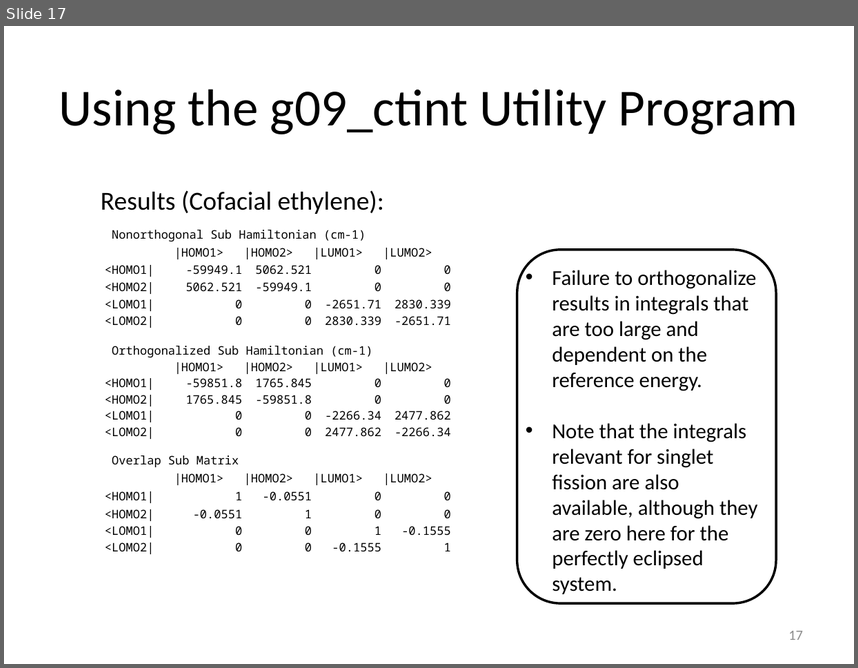
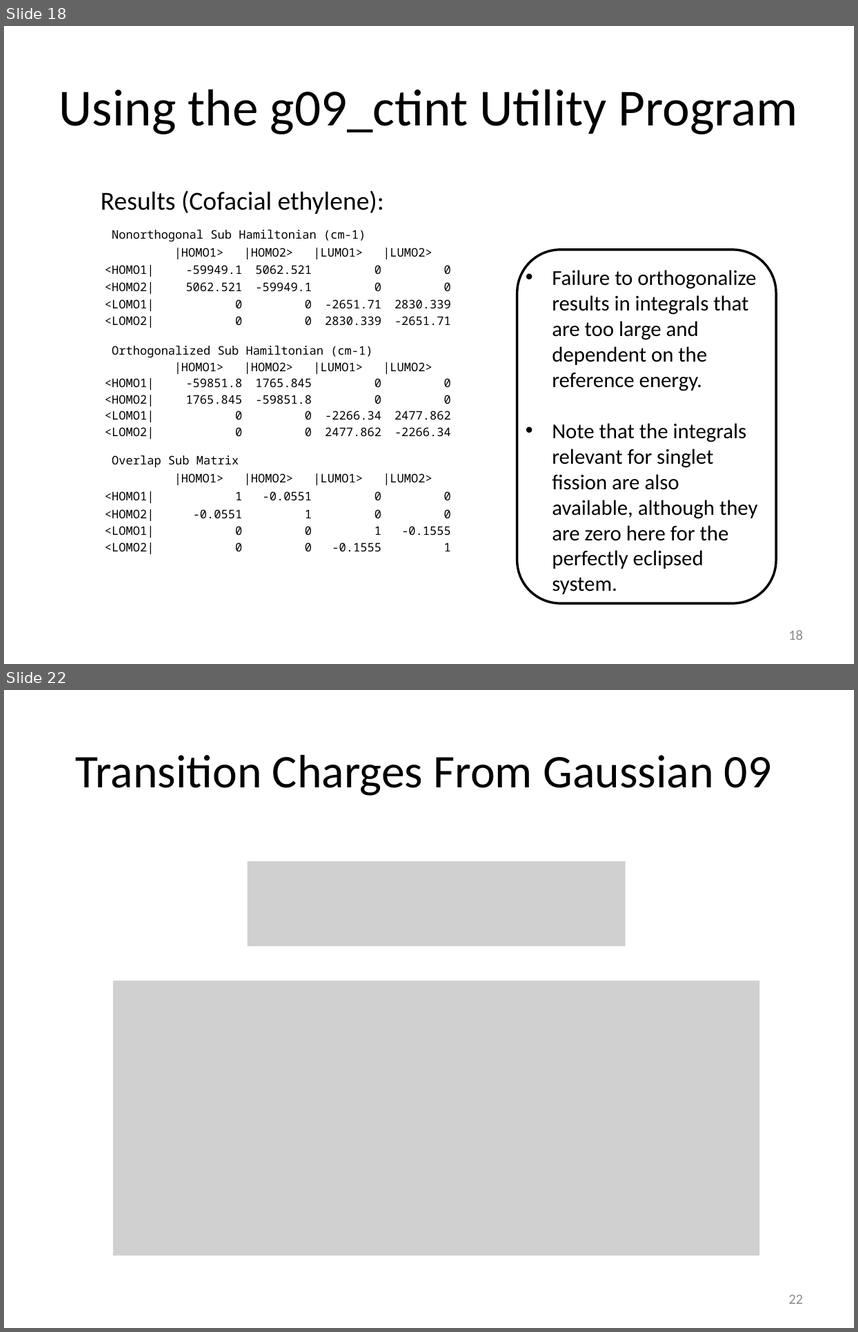
Before and after one commit to nicholashestand/exciton_para, a slide deck: CalculationPresentation.pptx. Shown one above the other, each under a label of ours: slide 17 before the commit, slides 18 and 22 after it; the slides between them are not shown. The pictures are 858x668 and 858x1332 pixels, drawn with LibreOffice and Linux fonts; fonts in the diff are those of the drawing; grey boxes stand for pictures. Boxes give left, top, right and bottom in pixels: in the first picture for what was removed or moved away, otherwise in the second. Text is boxed around its words. In the diff, an @@ line names an element or a change of style, - is before the commit and + after.

```diff
--- a/CalculationPresentation.pptx
+++ b/CalculationPresentation.pptx
@@ slide 22 added at (x1=4, y1=690, x2=854, y2=1328), background #FFFFFF @@
@@ title added at (x1=76, y1=755, x2=772, y2=796), 39.6 pt, text #000000 @@
+Transition Charges From Gaussian 09
@@ picture added at (x1=247, y1=861, x2=626, y2=946) @@
@@ picture added at (x1=113, y1=980, x2=760, y2=1255) @@
@@ page number added at (x1=789, y1=1294, x2=803, y2=1303), 12 pt, text #8C8C8C @@
+22
@@ what was slide 17 is now slide 18 @@
@@ page number at (x1=789, y1=630, x2=803, y2=639): text changed @@
-17
+18
```
Also in this commit, not shown: 2 slides changed, 8 other slides added.
